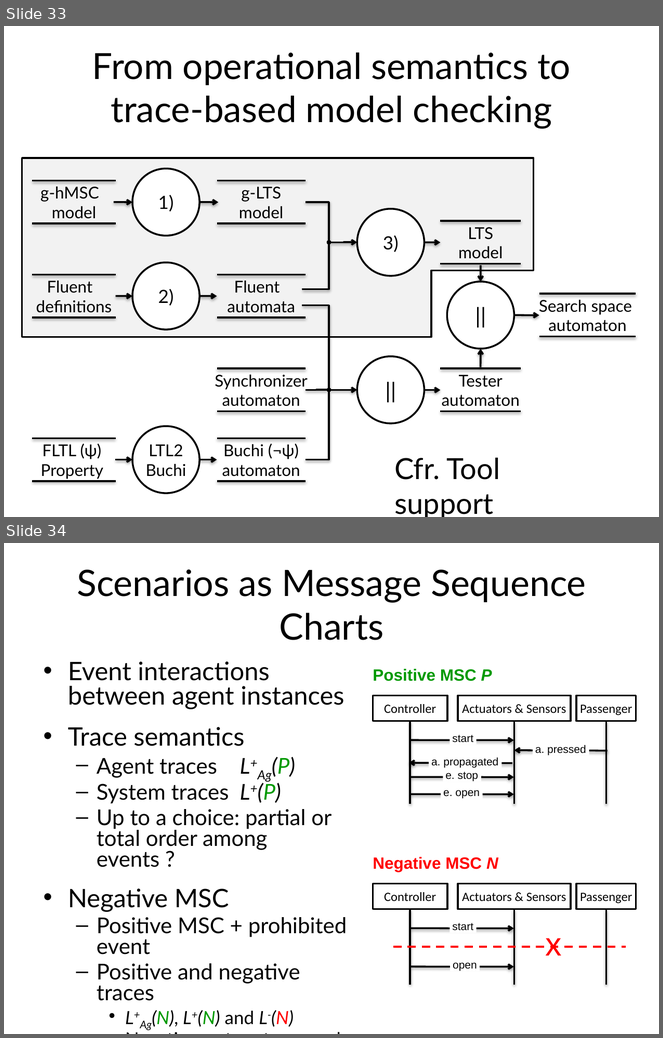
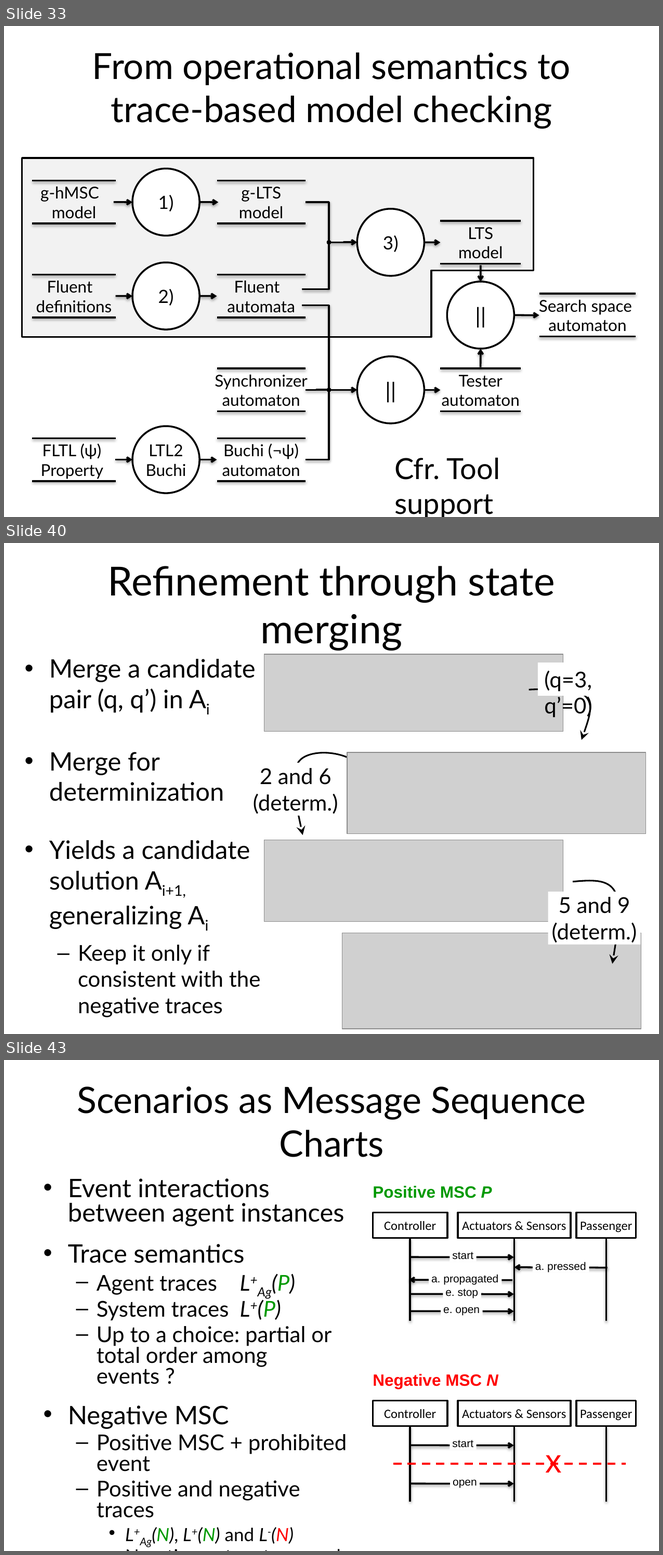
Before and after one commit to blambeau/phd, a slide deck: private-defense/slides.pptx. Shown one above the other, each under a label of ours: slides 33 and 34 before the commit, slides 33, 40 and 43 after it; the slides between them are not shown. The pictures are 663x1038 and 663x1555 pixels, drawn with LibreOffice and Linux fonts; fonts in the diff are those of the drawing; grey boxes stand for pictures. Boxes give left, top, right and bottom in pixels: in the first picture for what was removed or moved away, otherwise in the second. Text is boxed around its words. In the diff, an @@ line names an element or a change of style, - is before the commit and + after.

```diff
--- a/private-defense/slides.pptx
+++ b/private-defense/slides.pptx
@@ slide 40 added at (x1=4, y1=543, x2=659, y2=1034), background #FFFFFF @@
@@ title added at (x1=107, y1=566, x2=555, y2=651), 44 pt, text #000000 @@
+Refinement through state merging
@@ text added at (x1=49, y1=659, x2=261, y2=1018), 28 pt, text #000000 @@
+• Merge a candidate pair (q, q’) in Ai
+• Merge for determinization
+• Yields a candidate solution Ai+1, generalizing Ai
+  – Keep it only if consistent with the negative traces
@@ group added at (x1=253, y1=654, x2=649, y2=1029): 4 pictures, 3 freeform shapes, 1 text, 1 rectangle @@
+2 and 6
+(determ.)
+(q=3, q’=0)
@@ rectangle added at (x1=548, y1=891, x2=641, y2=944), fill #FFFFFF, 24 pt, text #000000 @@
+5 and 9
+(determ.)
@@ what was slide 34 is now slide 43 @@
```
Also in this commit, not shown: 4 slides changed, 8 other slides added, 34 slides removed.
